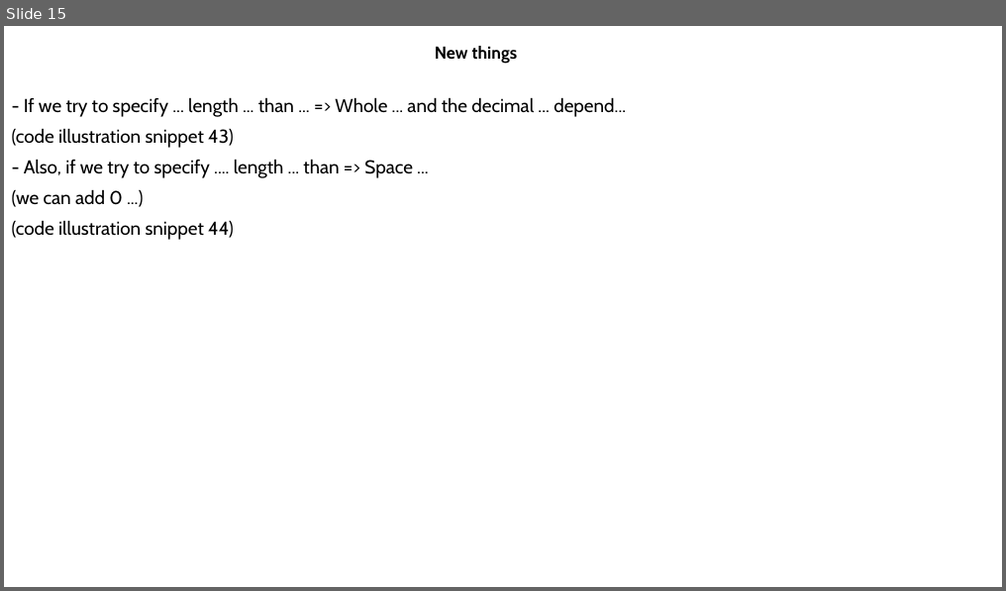
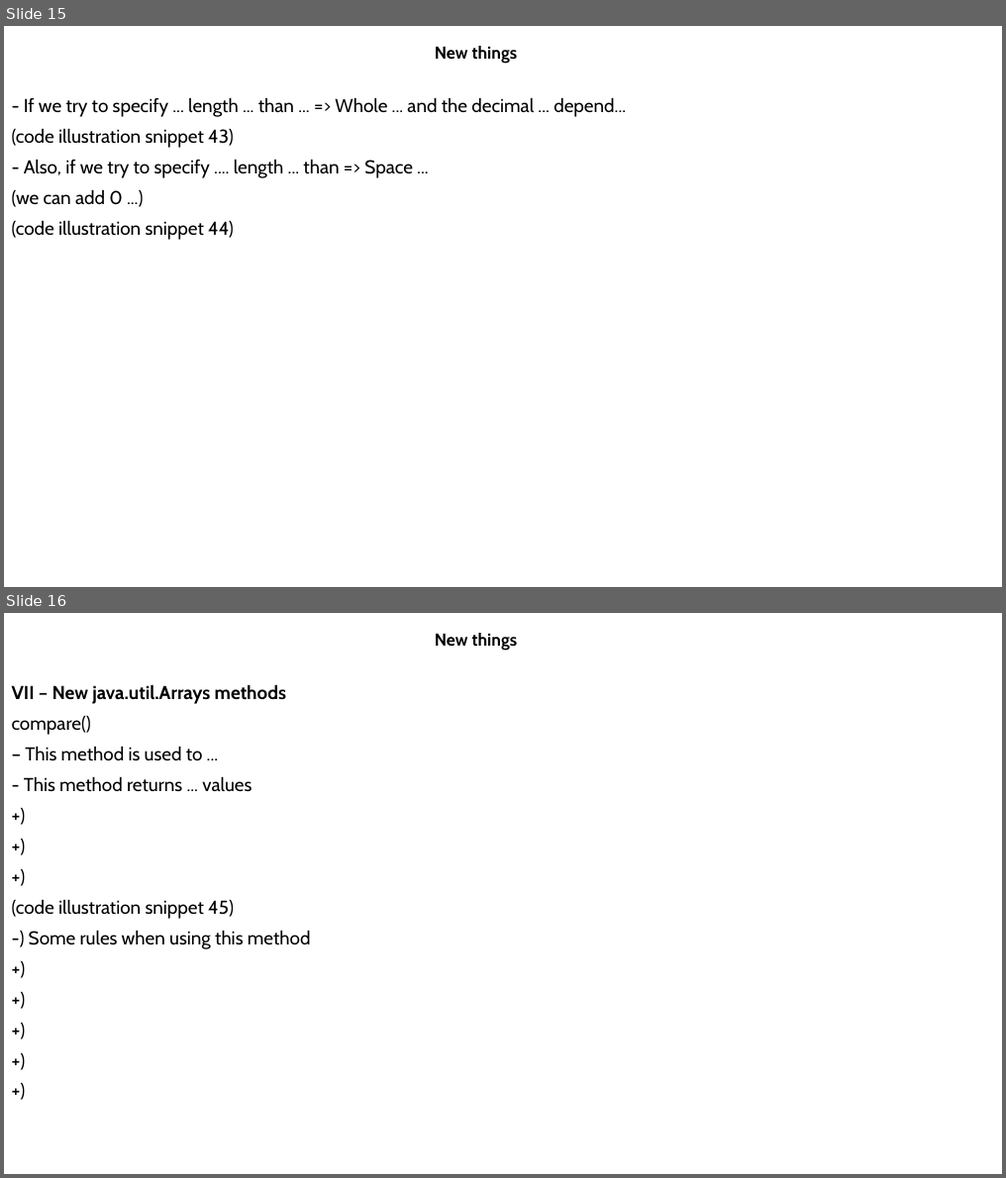
Before and after one commit to MaiDinhVinh/CS-Java, a slide deck: OCP17/JSE17 Migration.pptx. Shown one above the other, each under a label of ours: slide 15 before the commit, slides 15 and 16 after it. The pictures are 1006x591 and 1006x1178 pixels, drawn with LibreOffice and Linux fonts; fonts in the diff are those of the drawing. Boxes give left, top, right and bottom in pixels: in the first picture for what was removed or moved away, otherwise in the second. Text is boxed around its words. In the diff, an @@ line names an element or a change of style, - is before the commit and + after.

Commit message:
java 17 migration part 2 completed

```diff
--- a/OCP17/JSE17 Migration.pptx
+++ b/OCP17/JSE17 Migration.pptx
@@ slide 16 added at (4, 613, 1002, 1174), background #FFFFFF @@
@@ subtitle added at (435, 633, 518, 651), 16.6 pt, text #000000, bold @@
+New things
@@ text added at (12, 684, 311, 950), 18 pt, text #000000 @@
+VII – New java.util.Arrays methods
+compare()
+– This method is used to ...
+- This method returns ... values
++)
++)
++)
+(code illustration snippet 45)
+-) Some rules when using this method
++)
++)
++)
++)
++)
```
Also in this commit, not shown: 13 other slides added.
